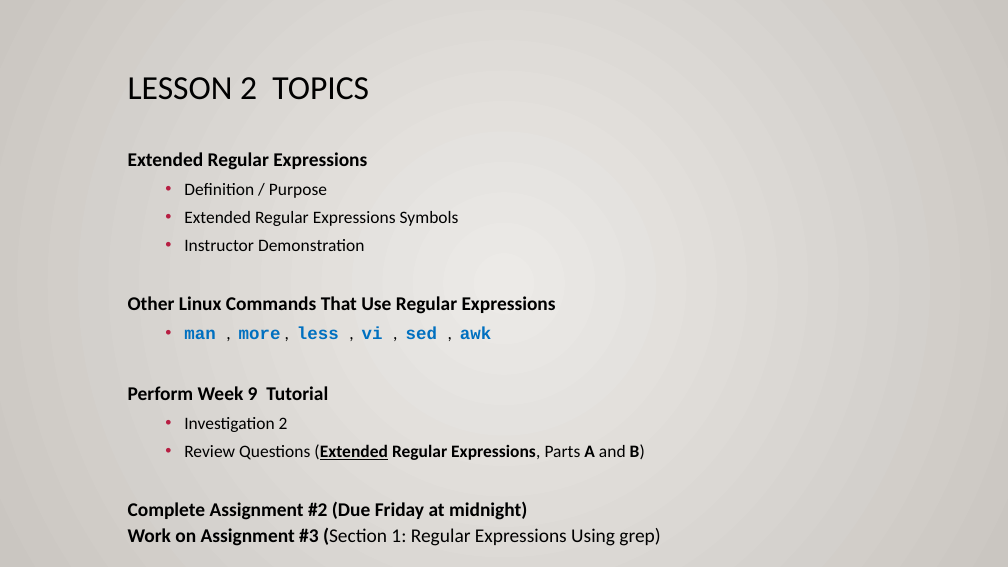
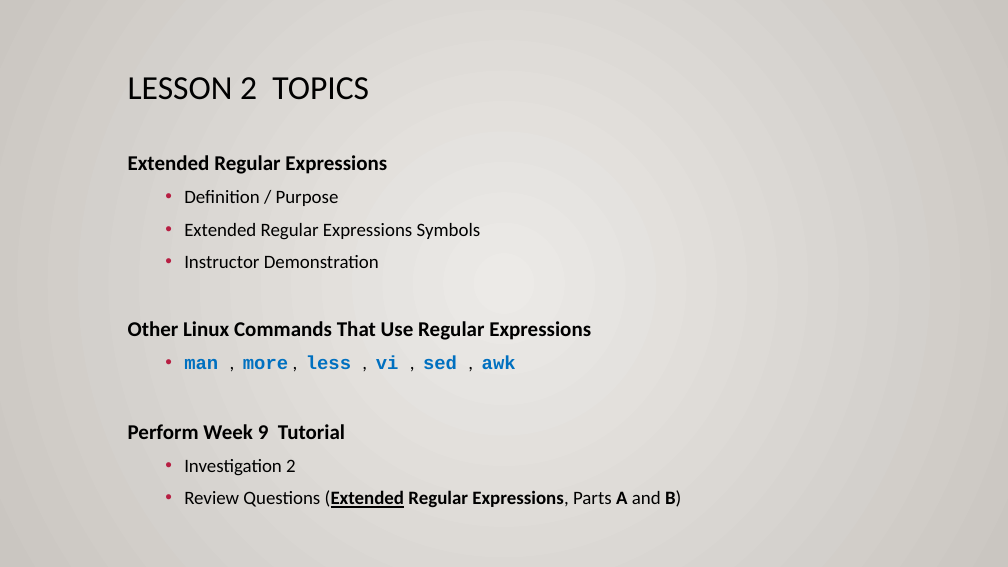
Before and after one commit to OSL640/slides, a slide deck: slide 19 of OSL640-Week9.pptx. Drawn at 1008x567 pixels with LibreOffice and Linux fonts; fonts in the diff are those of the drawing. Boxes give left, top, right and bottom in pixels: in the first picture for what was removed or moved away, otherwise in the second. Text is boxed around its words. In the diff, an @@ line names an element or a change of style, - is before the commit and + after.

Commit message:
Removed references to assignments.

```diff
--- a/OSL640-Week9.pptx
+++ b/OSL640-Week9.pptx
@@ text "Extended Regular Expressions" at <box>128,155,681,508</box>: size 18.5 to 20 pt in "Extended Regular Expressions", "Other Linux Commands That Use Regular Expressions", "Perform Week 9 Tutorial"; size 16.6 to 18 pt in "Definition / Purpose", "Extended Regular Expressions Symbols", "Instructor Demonstration", "man , more , less , vi ..." and 2 more places; line spacing 1.1 to 1.2 @@
@@ text at <box>128,501,660,546</box>: paragraph removed @@
-Complete Assignment #2 (Due Friday at midnight)
-Work on Assignment #3 (Section 1: Regular Expressions Using grep)
```
Also in this commit, not shown: 2 other slides changed, 13 other files.
